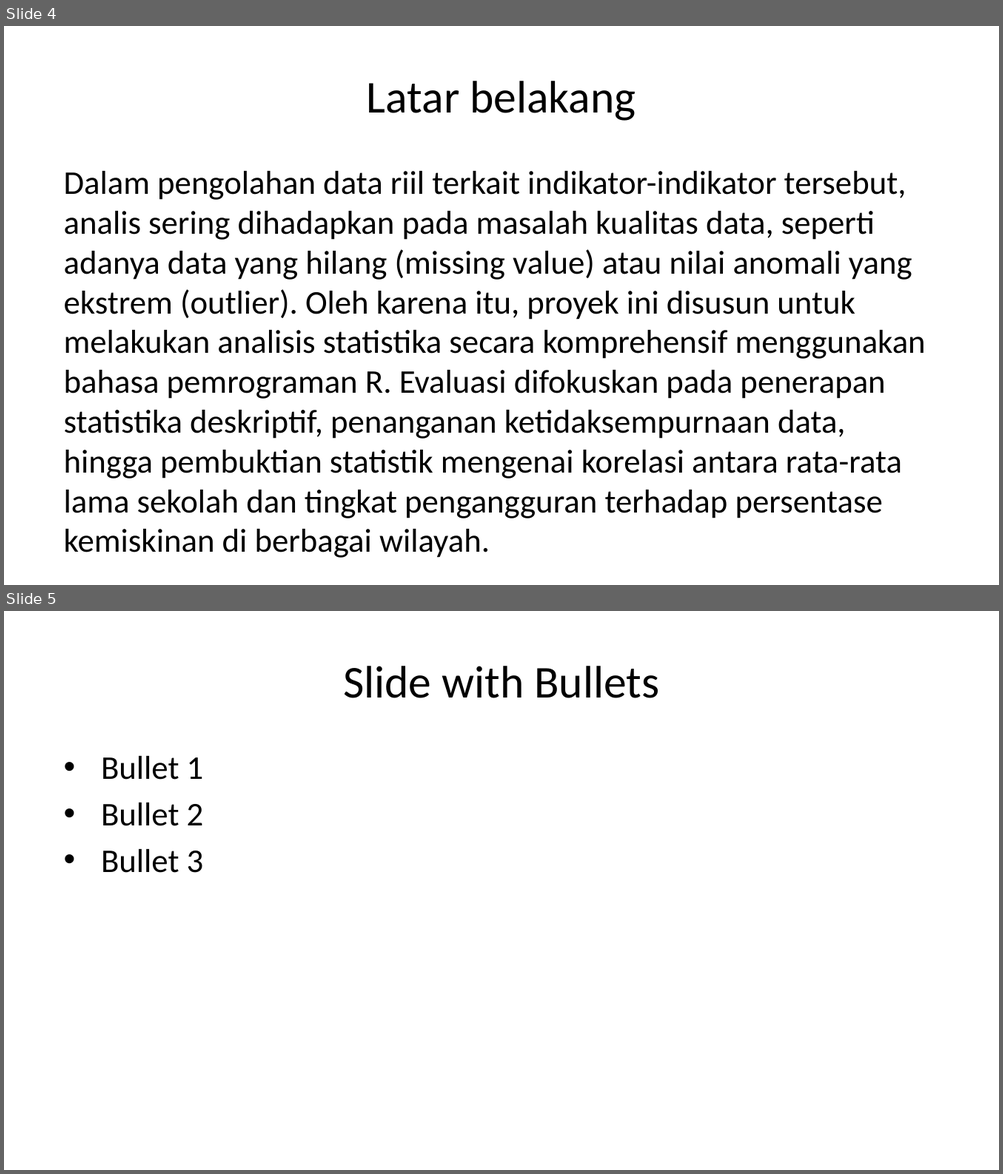
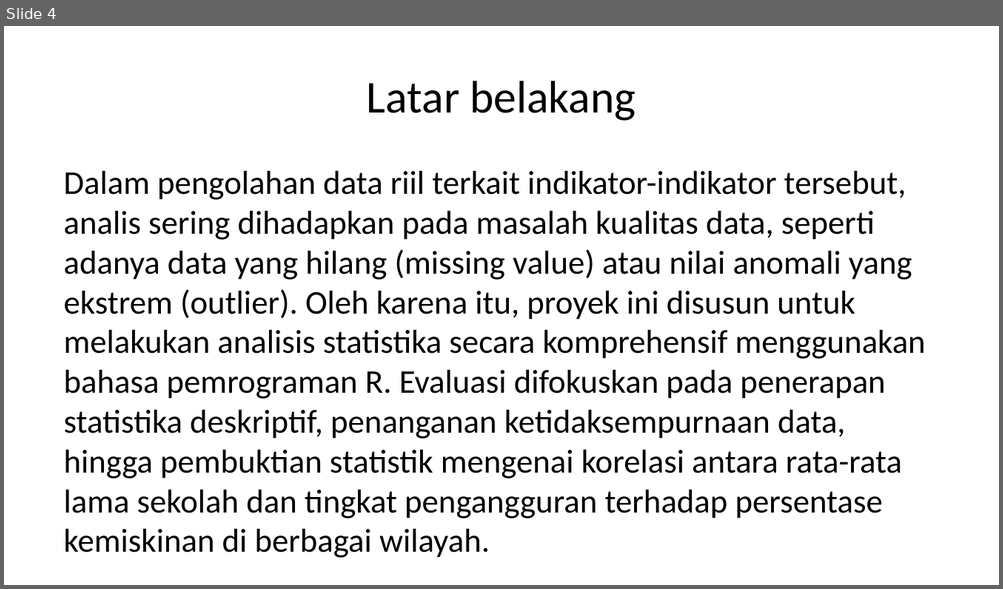
Before and after one commit to inbloom21/probstatproyekakhir, a slide deck: dokumen/PPT-Laporan.pptx. Shown one above the other, each under a label of ours: slides 4 and 5 before the commit, slide 4 after it. The pictures are 1003x1174 and 1003x589 pixels, drawn with LibreOffice and Linux fonts; fonts in the diff are those of the drawing. Boxes give left, top, right and bottom in pixels: in the first picture for what was removed or moved away, otherwise in the second. Text is boxed around its words. In the diff, an @@ line names an element or a change of style, - is before the commit and + after.

```diff
--- a/dokumen/PPT-Laporan.pptx
+++ b/dokumen/PPT-Laporan.pptx
@@ slide 5 removed at [4,611,999,1170], background #FFFFFF @@
@@ title removed at [343,666,659,698] @@
-Slide with Bullets
@@ text removed at [101,756,204,873] @@
-• Bullet 1
-• Bullet 2
-• Bullet 3
```
Also in this commit, not shown: 4 slides added, 2 other slides removed, 2 other files.
